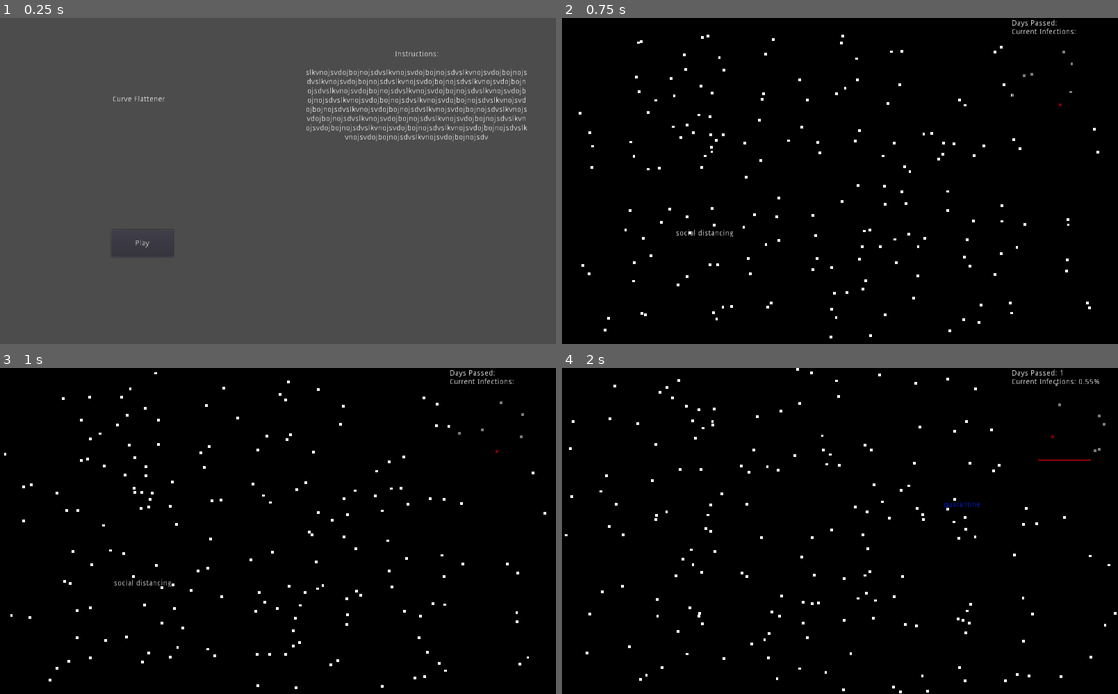
Above: before the commit, frames 1-4 (two rows, left to right).
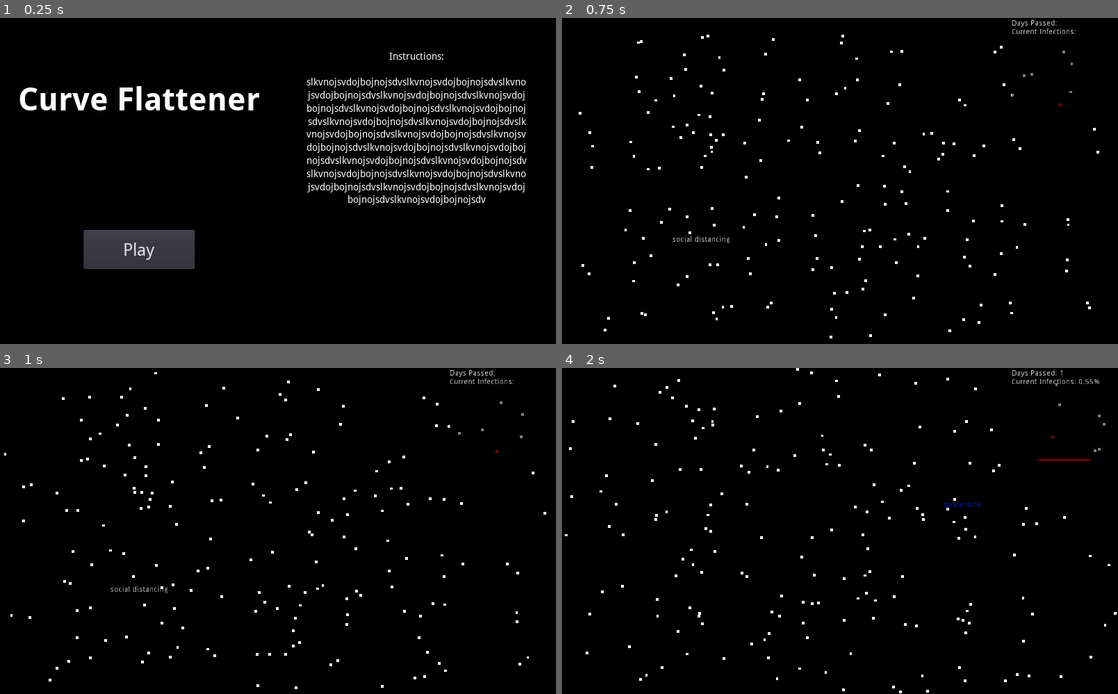
Above: after the commit, the same moments.

Repository: jonjondev/curve-flattener
Game: Godot game, scene res://scenes/menu.tscn
The game is run twice, just before and just after one commit, with the same random seed, the same clock (stepped at 60 frames per second) and the same inputs.
Inputs (mouse positions are in pixels of both pictures, inside the frame that each line leads up to):
- Up to frame 1 (0.25 s): no input
- Up to frame 2 (0.75 s): click "Play" at 0.5 s
- Up to frame 3 (1 s): no input
- Up to frame 4 (2 s): tap Enter at 1.25 s; move the mouse to (962, 514) at 1.27 s; click (962, 514) at 1.42 s; tap Space at 1.52 s

The runs differ from the first frame. In frame 1, 97% of the frame differs, in the area x 0-100%, y 0-100%; in frame 2, 0.2%; in frame 3, 0.2%; in frame 4, nothing differs.

Commit message:
Added Droid Sans font and applied it to menu scene

Diff:
--- /dev/null
+++ b/fonts/stats_font.tres
@@ -0,0 +1,7 @@
+[gd_resource type="DynamicFont" load_steps=2 format=2]
+
+[ext_resource path="res://fonts/DroidSans.ttf" type="DynamicFontData" id=1]
+
+[resource]
+size = 14
+font_data = ExtResource( 1 )
--- a/scenes/menu.tscn
+++ b/scenes/menu.tscn
@@ -1,6 +1,20 @@
-[gd_scene load_steps=2 format=2]
+[gd_scene load_steps=7 format=2]
 
 [ext_resource path="res://scripts/menu_controller.gd" type="Script" id=1]
+[ext_resource path="res://fonts/DroidSans-Bold.ttf" type="DynamicFontData" id=2]
+[ext_resource path="res://fonts/DroidSans.ttf" type="DynamicFontData" id=3]
+
+[sub_resource type="DynamicFont" id=1]
+size = 60
+font_data = ExtResource( 2 )
+
+[sub_resource type="DynamicFont" id=2]
+size = 18
+font_data = ExtResource( 3 )
+
+[sub_resource type="DynamicFont" id=3]
+size = 32
+font_data = ExtResource( 3 )
 
 [node name="Control" type="Control"]
 anchor_right = 1.0
@@ -10,9 +24,18 @@
 "_edit_use_anchors_": false
 }
 
+[node name="ColorRect" type="ColorRect" parent="."]
+anchor_right = 1.0
+anchor_bottom = 1.0
+color = Color( 0, 0, 0, 1 )
+__meta__ = {
+"_edit_use_anchors_": false
+}
+
 [node name="TitleLabel" type="Label" parent="."]
 anchor_right = 0.5
 anchor_bottom = 0.5
+custom_fonts/font = SubResource( 1 )
 text = "Curve Flattener"
 align = 1
 valign = 1
@@ -26,6 +49,7 @@
 anchor_top = 0.1
 anchor_right = 0.95
 anchor_bottom = 0.9
+custom_fonts/font = SubResource( 2 )
 text = "Instructions:
 
 slkvnojsvdojbojnojsdvslkvnojsvdojbojnojsdvslkvnojsvdojbojnojsdvslkvnojsvdojbojnojsdvslkvnojsvdojbojnojsdvslkvnojsvdojbo …(344 unchanged characters)…
@@ -36,12 +60,11 @@
 }
 
 [node name="PlayButton" type="Button" parent="."]
-anchor_left = 0.2
+anchor_left = 0.15
 anchor_top = 0.65
-anchor_right = 0.3
-anchor_bottom = 0.7
-margin_right = 12.0
-margin_bottom = 20.0
+anchor_right = 0.35
+anchor_bottom = 0.77
+custom_fonts/font = SubResource( 3 )
 text = "Play"
 __meta__ = {
 "_edit_use_anchors_": false
Binary file added: fonts/DroidSans-Bold.ttf
Binary file added: fonts/DroidSans.ttf
